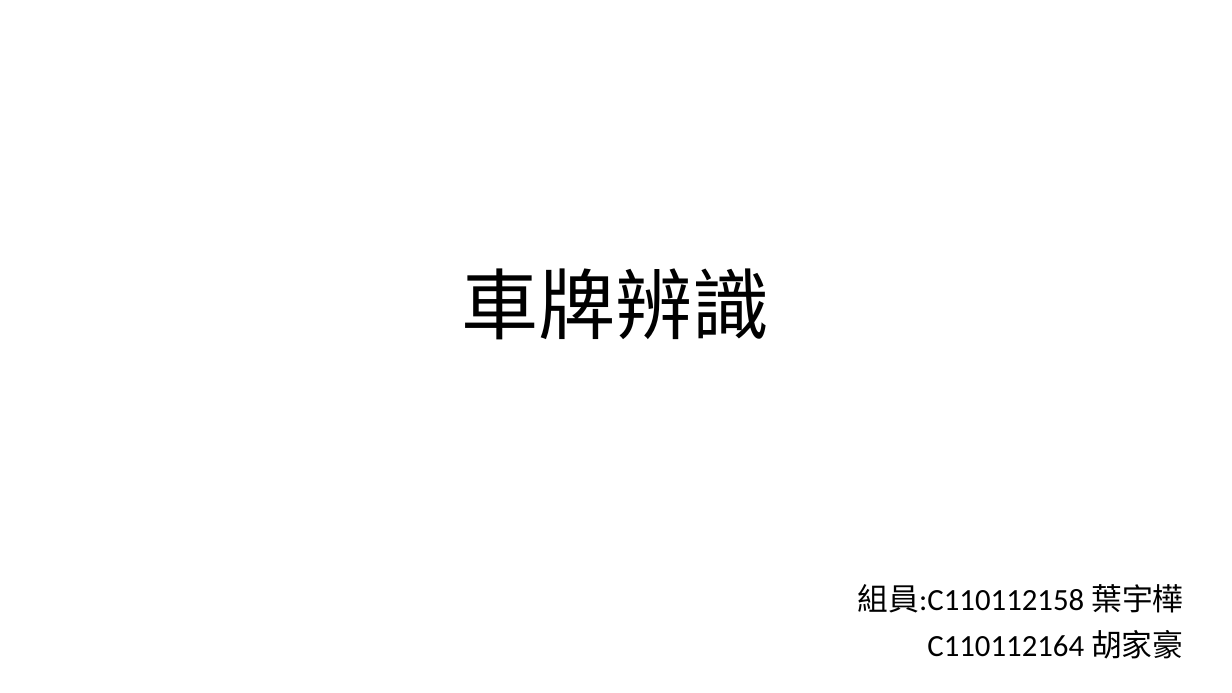
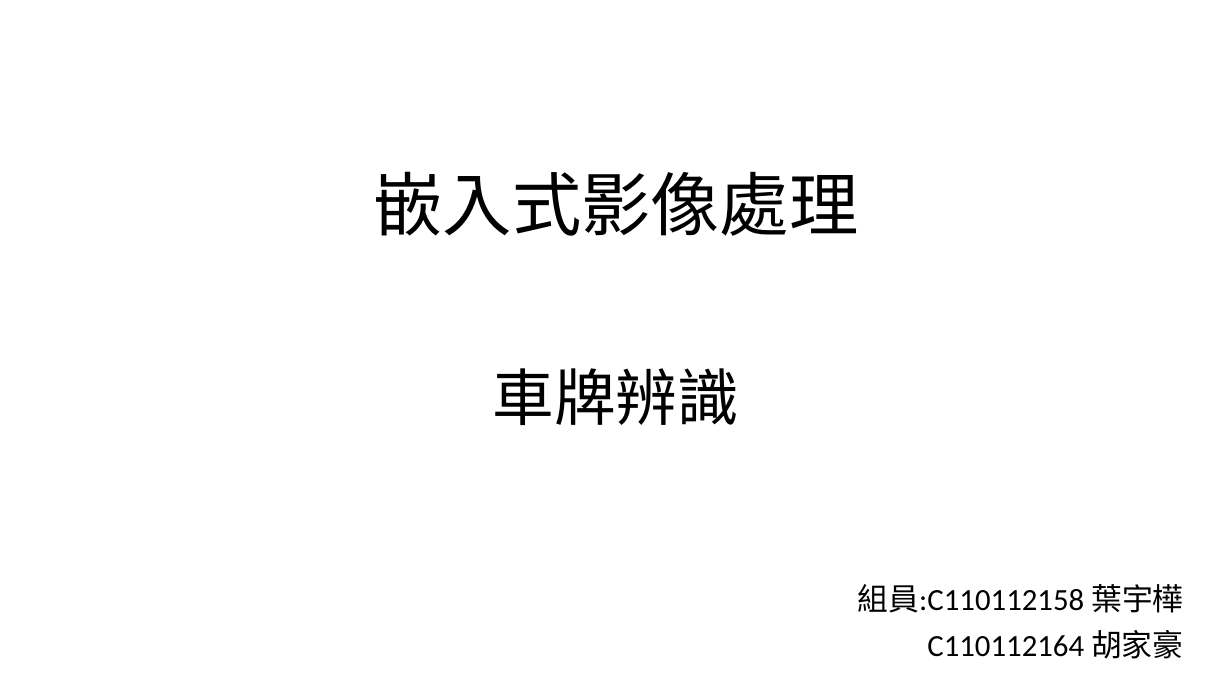
Before and after one commit to Koukya/Embedded-Image-Processing, a slide deck: slide 1 of 車牌辨識.pptx. Drawn at 1232x693 pixels with LibreOffice and Linux fonts; fonts in the diff are those of the drawing. Boxes give left, top, right and bottom in pixels: in the first picture for what was removed or moved away, otherwise in the second. Text is boxed around its words. In the diff, an @@ line names an element or a change of style, - is before the commit and + after.

```diff
--- a/車牌辨識.pptx
+++ b/車牌辨識.pptx
@@ text added at (373, 171, 858, 236), 54 pt, text #000000 @@
+嵌入式影像處理
@@ title "車牌辨識": place and size @@
-title "車牌辨識" at (462, 268, 770, 340)
+title "車牌辨識" at (493, 368, 739, 425)
@@ title "車牌辨識" at (493, 368, 739, 425): size 60 to 48 pt @@
```
Also in this commit, not shown: 2 other slides changed.
